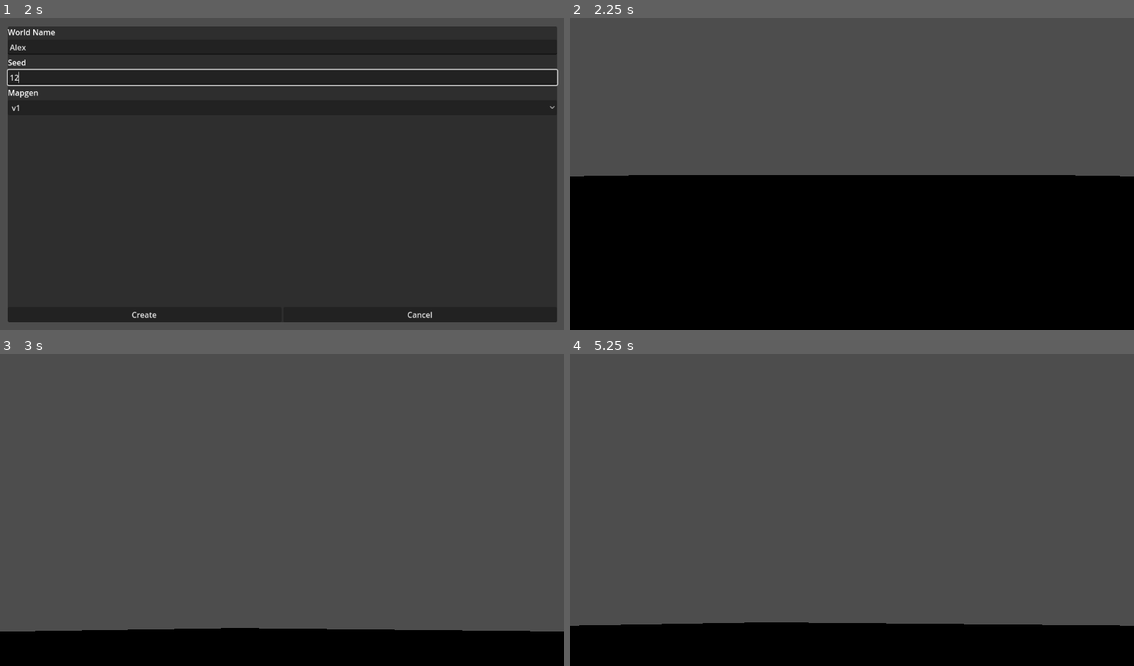
Above: before the commit, frames 1-4 (two rows, left to right).
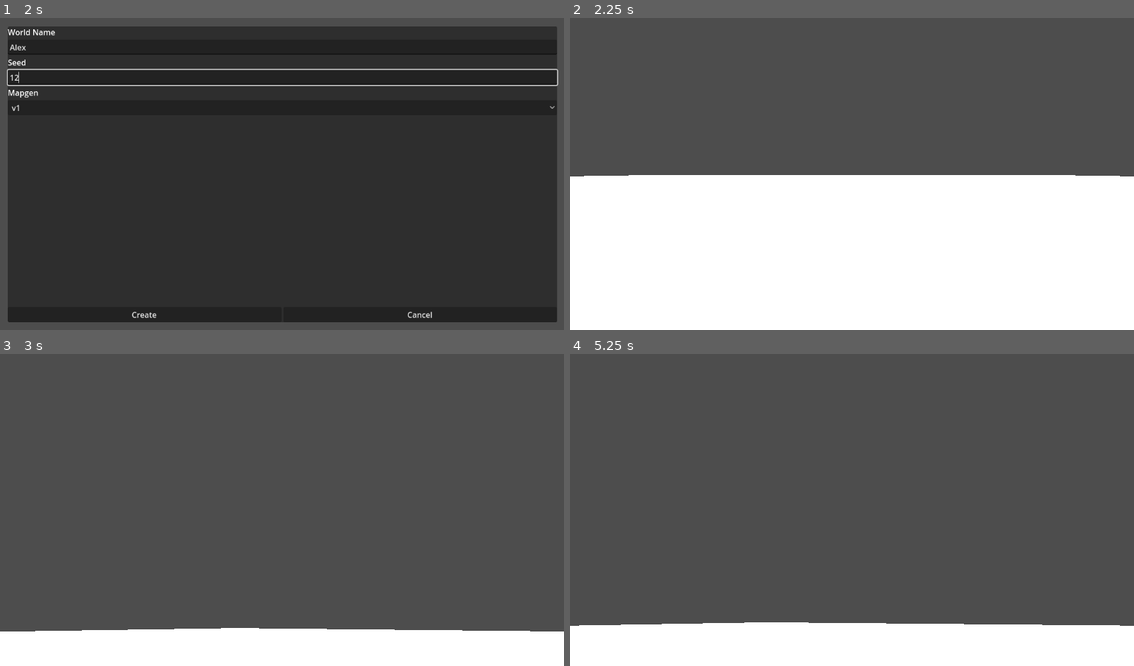
Above: after the commit, the same moments.

Repository: Hacknique/Novora
Game: Godot game, scene res://scenes/Menus/MainMenu.tscn
Same seed, same stepped clock (60 frames per second), same inputs: the game is played once before the commit and once after it. The engine's default icon, where the game draws it, is replaced by a stand-in: a white triangle on a blue panel in a dark square.
Inputs (mouse positions are in pixels of both pictures, inside the frame that each line leads up to):
- Up to frame 1 (2 s): click "New" at 0.5 s; click (282, 46) at 1.27 s; type "Alex" at 1.35 s; click (282, 77) at 1.5 s; type "12" at 1.58 s
- Up to frame 2 (2.25 s): click "Create" at 2 s
- Up to frame 3 (3 s): tap Enter at 2.75 s; move the mouse to (310, 506) at 2.77 s; hold Up (ui_up) from 2.78 s (still down)
- Up to frame 4 (5.25 s): keep holding Up (ui_up); tap Space at 3.5, 5 s; move the mouse to (823, 510) at 3.52 s; tap Enter at 4.25 s; move the mouse to (863, 503) at 4.27 s; move the mouse to (846, 513) at 5.02 s

Frame 1 is identical in both runs. In frame 2, 50% of the frame differs, in the area x 0-100%, y 50-100%; in frame 3, 12%; in frame 4, 13%.

Commit message:
Added DirectionalLight: Sun to illuminate the land!

Diff:
--- a/scenes/World/World.tscn
+++ b/scenes/World/World.tscn
@@ -47,4 +47,7 @@
 transform = Transform3D(1, 0, 0, 0, 1, 0, 0, 0, 1, 0, -0.5, 0)
 shape = SubResource("BoxShape3D_44ms4")
 
+[node name="Sun" type="DirectionalLight3D" parent="."]
+transform = Transform3D(1, 0, 0, 0, -4.37114e-08, 1, 0, -1, -4.37114e-08, 0, 100, 0)
+
 [connection signal="ready" from="." to="." method="_on_ready"]
